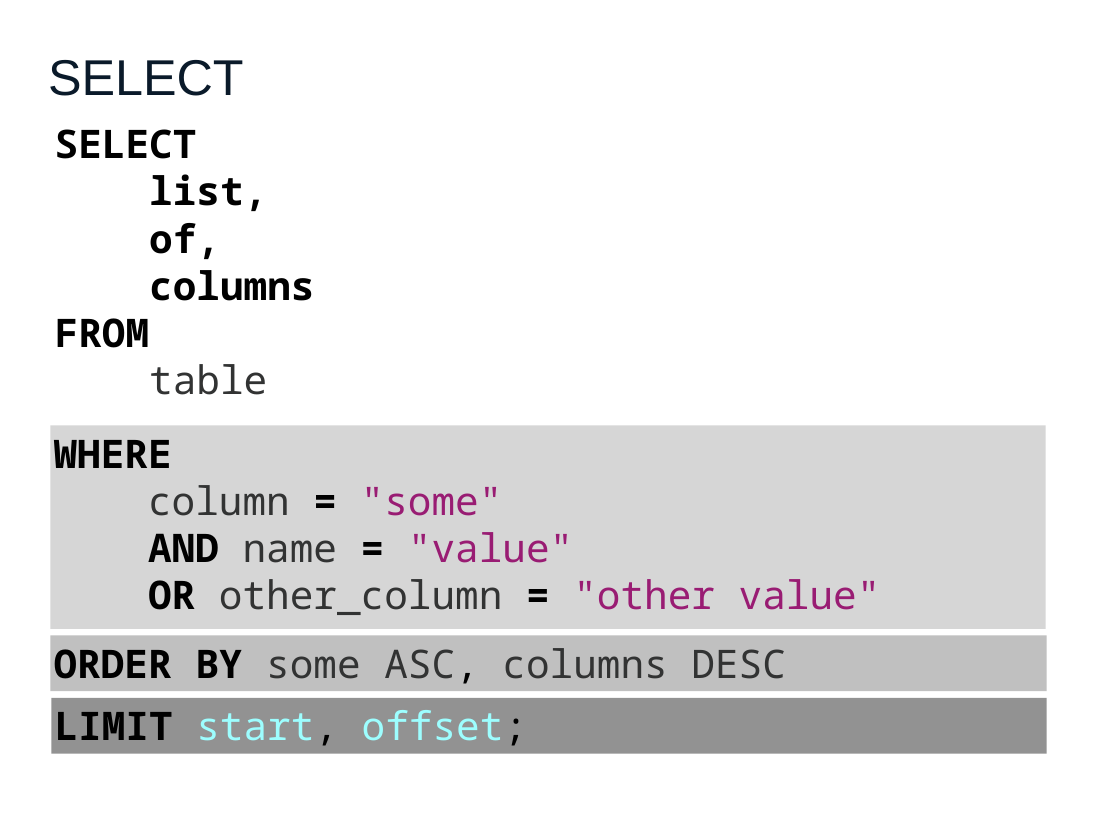
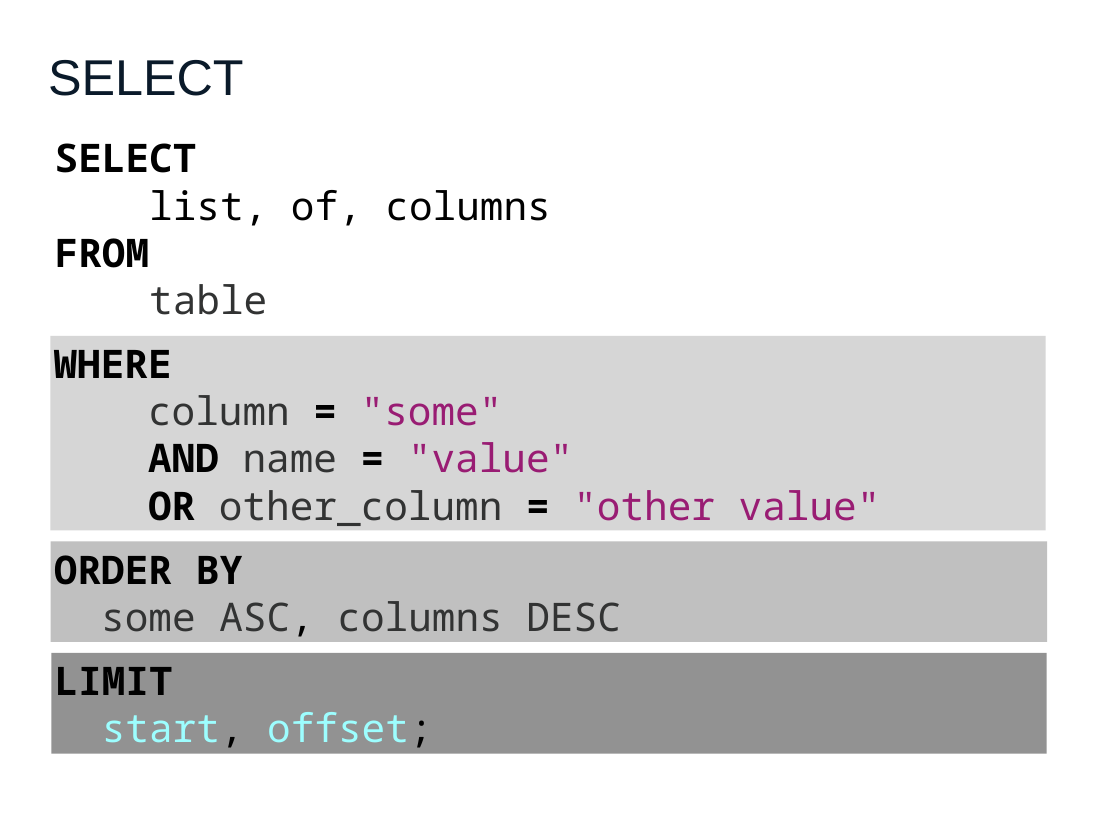
Before and after one commit to PHPEmbark/curriculum, a slide deck: slide 28 of course/3 - Data and SQL/Data and SQL.pptx (slide 44 before the commit). Drawn at 1120x840 pixels with LibreOffice and Linux fonts; fonts in the diff are those of the drawing. Boxes give left, top, right and bottom in pixels: in the first picture for what was removed or moved away, otherwise in the second. Text is boxed around its words. In the diff, an @@ line names an element or a change of style, - is before the commit and + after.

```diff
--- a/course/3 - Data and SQL/Data and SQL.pptx
+++ b/course/3 - Data and SQL/Data and SQL.pptx
@@ text "SELECT" moved from (x1=55, y1=129, x2=314, y2=395) to (x1=55, y1=143, x2=550, y2=315) @@
@@ text at (x1=149, y1=190, x2=550, y2=226): text changed; bold off @@
-list,
-of,
-columns
+list, of, columns
@@ rectangle "WHERE" resized from (x1=50, y1=425, x2=1046, y2=629) to (x1=50, y1=336, x2=1046, y2=530) @@
@@ rectangle "ORDER BY" resized from (x1=50, y1=636, x2=1047, y2=692) to (x1=50, y1=541, x2=1047, y2=642) @@
@@ text in rectangle at (x1=54, y1=555, x2=621, y2=637): text changed @@
-ORDER BY some ASC, columns DESC
+ORDER BY
+some ASC, columns DESC
@@ rectangle "LIMIT" resized from (x1=51, y1=698, x2=1047, y2=754) to (x1=51, y1=653, x2=1047, y2=754) @@
@@ text in rectangle at (x1=55, y1=667, x2=432, y2=748): text changed @@
-LIMIT start, offset;
+LIMIT
+start, offset;
```
Also in this commit, not shown: 55 other slides changed, 3 slides added, 31 slides removed, 2 other files.
